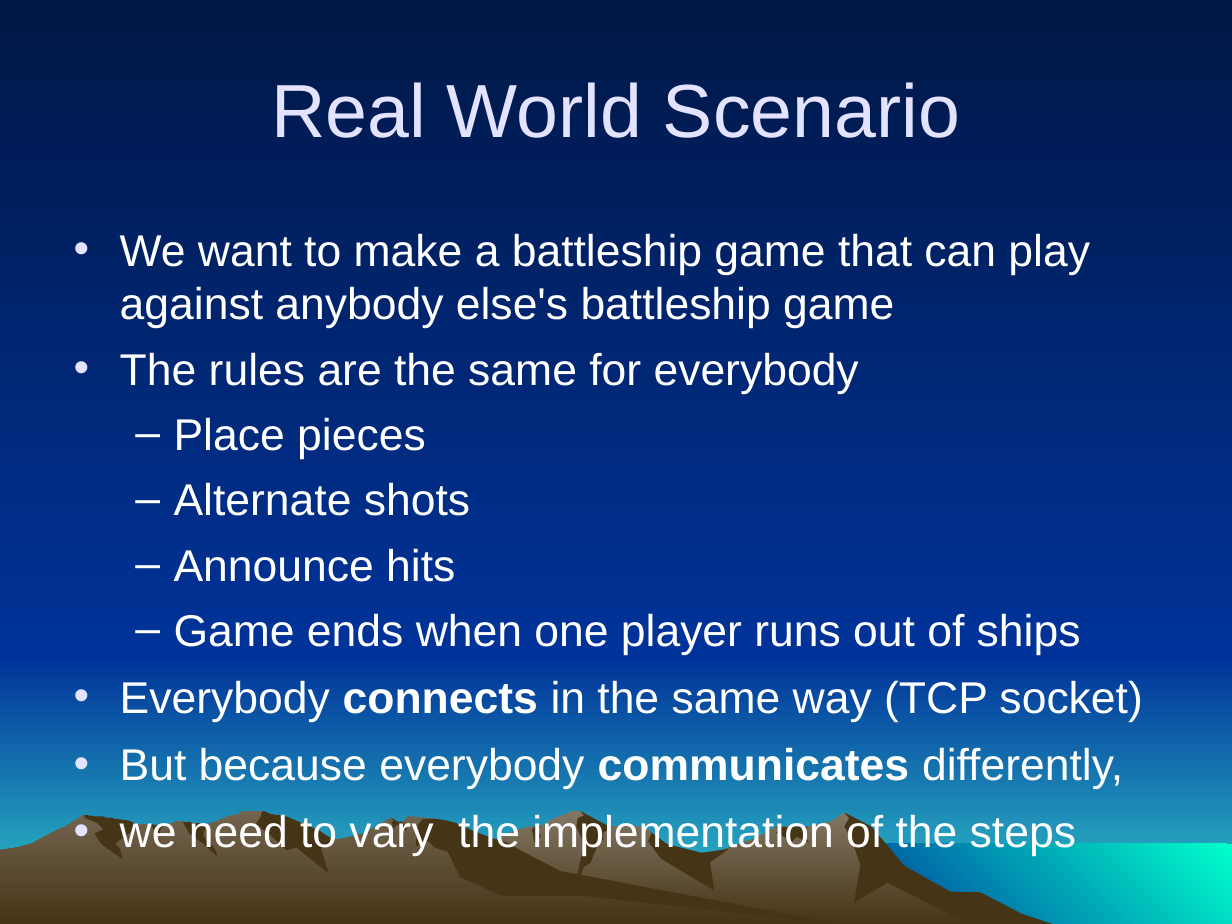
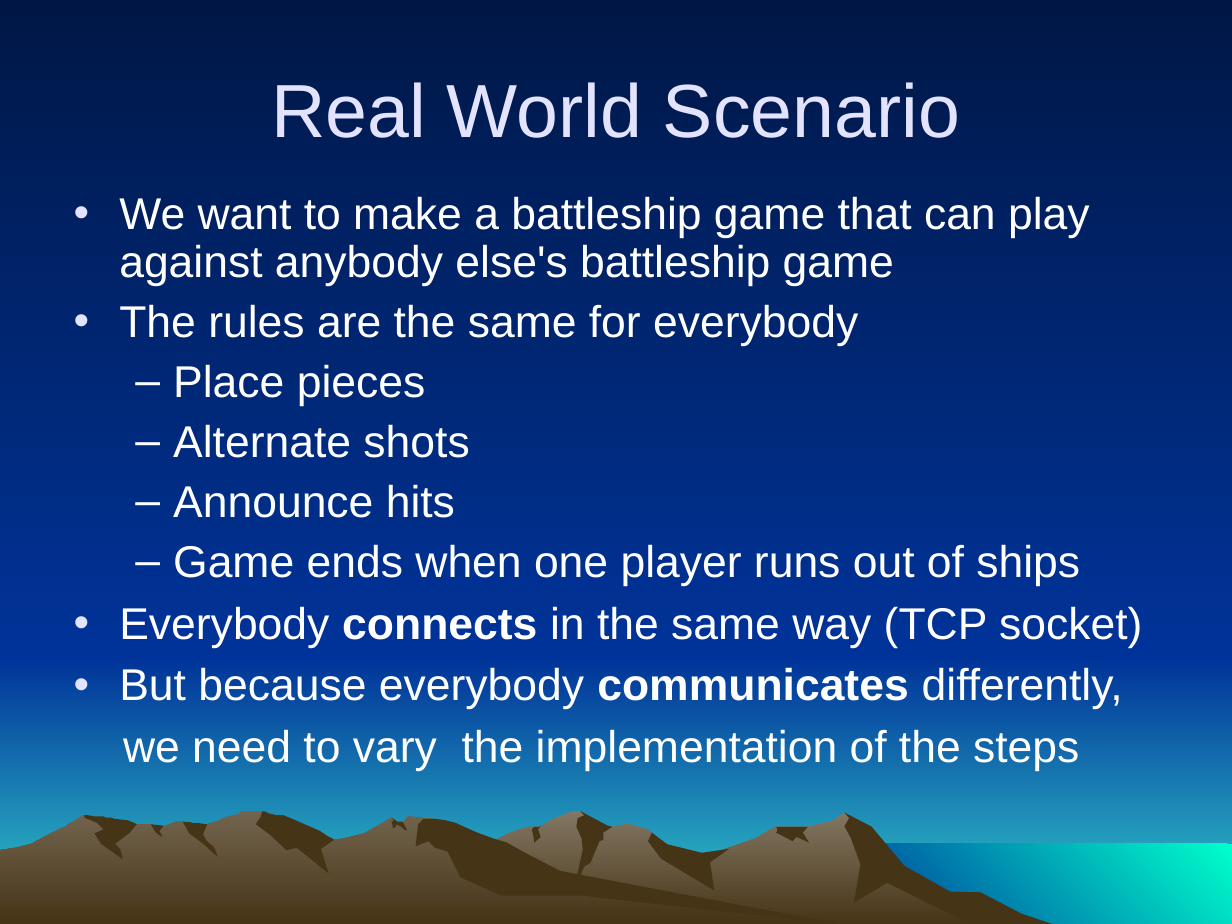
Before and after one commit to LuisEduardoER/baffleship, a slide deck: slide 1 of pattern.ppt (slide 3 before the commit). Drawn at 1232x924 pixels with LibreOffice and Linux fonts; fonts in the diff are those of the drawing. Boxes give left, top, right and bottom in pixels: in the first picture for what was removed or moved away, otherwise in the second. Text is boxed around its words. In the diff, an @@ line names an element or a change of style, - is before the commit and + after.

```diff
--- a/pattern.ppt
+++ b/pattern.ppt
@@ text "We want to make a ...": place and size @@
-text "We want to make a ..." at <box>120,233,1142,856</box>
+text "We want to make a ..." at <box>119,196,1142,771</box>
@@ text "We want to make a ..." at <box>119,196,1142,771</box>: line spacing 1 to 0.9; bullet • to none @@
```
Also in this commit, not shown: 4 other slides changed.
